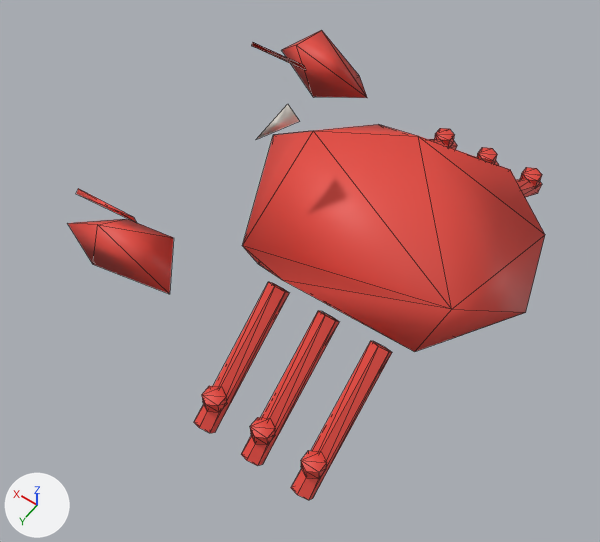
The glTF model public/models/lod2/crab.glb, before and after one commit.
Rendered twice from a camera (50 mm lens) standing at (-0.256, 0.513, 0.743) and looking at (0.059, 0.071, 0.049). Arrows for +X, +Y and +Z are at lower left; the lights stay in place. The older version comes first. Mesh edges are drawn as thin lines. Vertices at exactly the same position are counted once.

The first picture shows 'crab'.
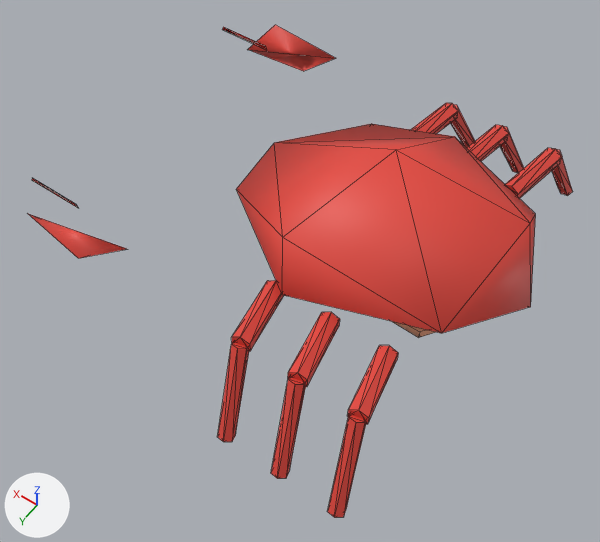
Changed parts and their boxes (x1, y1, x2, y2) in the pictures (600 x 542 px; the box of a moved part takes in the faces that stretch with it):
'crab', reshaped, moved, rescaled (14% wider)
    before: (68, 30, 545, 500)
    after: (28, 25, 573, 517)
part 1 of me_crab_003, moved or reshaped
    before: (516, 179, 542, 197)
    after: (552, 149, 573, 196)
part 2 of me_crab_003, moved or reshaped (mostly hidden before)
    before: (481, 158, 499, 165)
    after: (500, 126, 524, 173)
part 3 of me_crab_003, moved or reshaped (mostly hidden before)
    before: (428, 139, 457, 149)
    after: (451, 104, 475, 148)
part 4 of me_crab_003, moved or reshaped
    before: (291, 341, 392, 500)
    after: (328, 414, 366, 517)
part 5 of me_crab_003, moved or reshaped
    before: (241, 311, 339, 466)
    after: (271, 377, 306, 479)
part 6 of me_crab_003, moved or reshaped
    before: (194, 282, 289, 433)
    after: (218, 342, 249, 442)
part 7 of me_crab_003, rebuilt (8% shorter)
    before: (242, 124, 545, 352)
    after: (236, 124, 536, 333)
part 8 of me_crab_003, rebuilt (not visible before)
    after: (392, 321, 435, 338)
part 9 of me_crab_003, rebuilt (32% shorter)
    before: (282, 30, 367, 98)
    after: (248, 25, 336, 71)
part 10 of me_crab_003, deleted
    before: (76, 42, 542, 479)
part 11 of me_crab_003, reshaped
    before: (68, 219, 173, 294)
    after: (28, 103, 562, 424)
part 12 of me_crab_003, added
    after: (222, 27, 267, 50)

The change, as a list of edits to the scene's bpy script:
```text
Change me_crab_003:
    used by ob_crab; location = (0.064, 0.0, 0.11); scale = (0.256, 0.256, 0.256)
    verts and faces of me_crab_003; kept vertices keep their numbers, new ones are numbered from 197
    remove me_crab_003.from_pydata(...)  # 197 vertices, 317 faces; spans x -0.89..0.89, y -1.0..1.0, z -0.52..0.52
    add me_crab_003.from_pydata(...)  # 187 vertices, 300 faces; spans x -1.0..1.0, y -1.0..1.0, z -0.34..0.34
    me_crab_003 part 1: the loose piece of 12 vertices spanning x -0.56..-0.48, y -1.0..-0.44, z -0.52..-0.08 is multiplied about its middle by the matrix ((0.613, 0.169, -0.073), (-0.184, 0.562, -0.244), (0.0, 0.255, 0.587)), then moved by (-0.24, -0.15, 0.14)
    me_crab_003 part 2: the loose piece of 12 vertices spanning x -0.33..-0.25, y -1.0..-0.44, z -0.52..-0.08 is multiplied about its middle by the matrix ((0.613, 0.169, -0.073), (-0.184, 0.562, -0.244), (0.0, 0.255, 0.587)), then moved by (-0.22, -0.15, 0.14)
    me_crab_003 part 3: the loose piece of 12 vertices spanning x -0.1..-0.01, y -1.0..-0.44, z -0.52..-0.08 is multiplied about its middle by the matrix ((0.613, 0.169, -0.073), (-0.184, 0.562, -0.244), (0.0, 0.255, 0.587)), then moved by (-0.2, -0.15, 0.14)
    me_crab_003 part 4: the loose piece of 12 vertices spanning x -0.56..-0.48, y 0.44..1.0, z -0.52..-0.08 is multiplied about its middle by the matrix ((-0.613, 0.018, 0.183), (-0.184, -0.06, -0.61), (0.0, -0.637, 0.062)), then moved by (-0.24, 0.15, 0.14)
    me_crab_003 part 5: the loose piece of 12 vertices spanning x -0.33..-0.25, y 0.44..1.0, z -0.52..-0.08 is multiplied about its middle by the matrix ((-0.613, 0.018, 0.183), (-0.184, -0.06, -0.61), (0.0, -0.637, 0.062)), then moved by (-0.22, 0.15, 0.14)
    me_crab_003 part 6: the loose piece of 12 vertices spanning x -0.1..-0.01, y 0.44..1.0, z -0.52..-0.08 is multiplied about its middle by the matrix ((-0.613, 0.018, 0.183), (-0.184, -0.06, -0.61), (0.0, -0.637, 0.062)), then moved by (-0.2, 0.15, 0.14)
    me_crab_003 part 7: the loose piece of 17 vertices spanning x -0.89..0.38, y -0.47..0.52, z -0.33..0.23 is rebuilt with 14 vertices and now spans x -1.0..0.28, y -0.53..0.53, z -0.2..0.34
    me_crab_003 part 8: the loose piece of 13 vertices spanning x -0.75..0.25, y -0.4..0.42, z -0.34..0.0 is rebuilt with 13 vertices and now spans x -0.86..0.17, y -0.39..0.33, z -0.19..0.09
    me_crab_003 part 9: the loose piece of 6 vertices spanning x 0.26..0.8, y -0.83..-0.61, z -0.24..0.05 is rebuilt with 4 vertices and now spans x 0.42..0.85, y -0.8..-0.65, z -0.16..0.1
    me_crab_003 part 10: 9 loose pieces with 83 vertices, spanning x -0.56..0.89, y -0.94..0.94, z -0.4..0.52, are deleted
    me_crab_003 part 11
    6 vertices are removed from x 0.26..0.8, y 0.55..0.76, z -0.21..0.08
    8 faces are deleted
    40 vertices are added at x -0.77..1.0, y -0.78..0.84, z -0.14..0.05
    22 new vertices lie (0.0, 0.0, 0.04) away from vertices in x -0.77..-0.13, y -0.78..0.78, z -0.03..-0.01
    10 new vertices lie (-0.04, 0.0, -0.02) away from vertices in x -0.69..-0.13, y -0.78..0.78, z -0.03..-0.01
    8 new vertices lie (0.04, 0.0, 0.02) away from vertices in x -0.77..-0.26, y -0.77..0.77, z 0.01..0.03
    128 new faces join them
    me_crab_003 part 12
    add verts[263] = (1.0, -0.64, 0.01)  # pixel (222, 29)
    add verts[264] = (0.99, -0.64, 0.03)  # pixel (223, 26)
    add verts[265] = (0.73, -0.64, 0.03)  # pixel (265, 45)
    add verts[266] = (0.72, -0.64, 0.01)  # pixel (266, 50)
    add faces += [(263, 264, 265), (263, 265, 266), (264, 266, 265), (263, 266, 264)]
Change ob_crab:
    ob_crab.location: (0.064, 0.0, 0.11) -> (0.093, 0.0, 0.088)
    ob_crab.scale: (0.256, 0.256, 0.256) -> (0.258, 0.258, 0.258)
```
